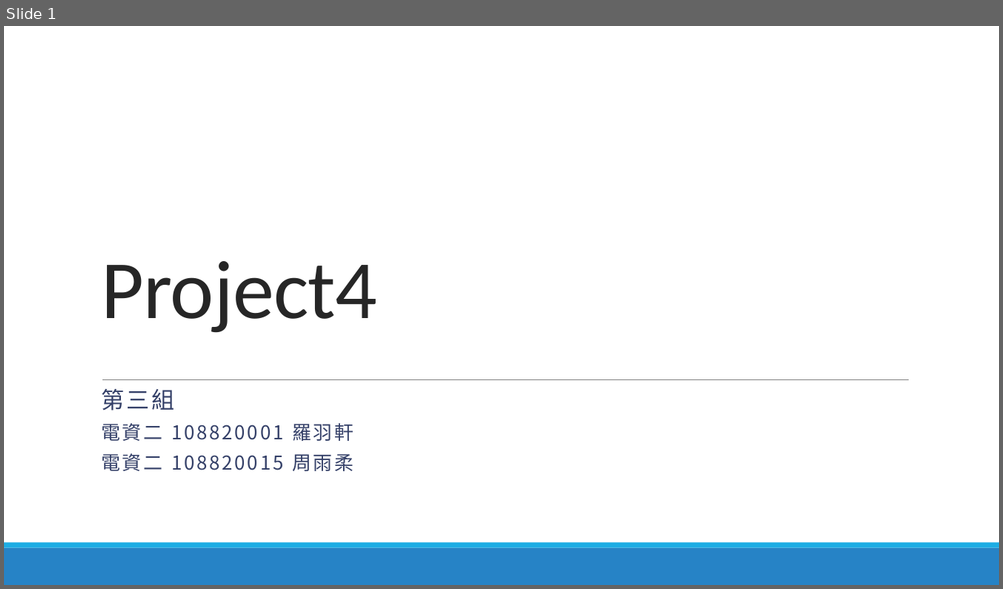
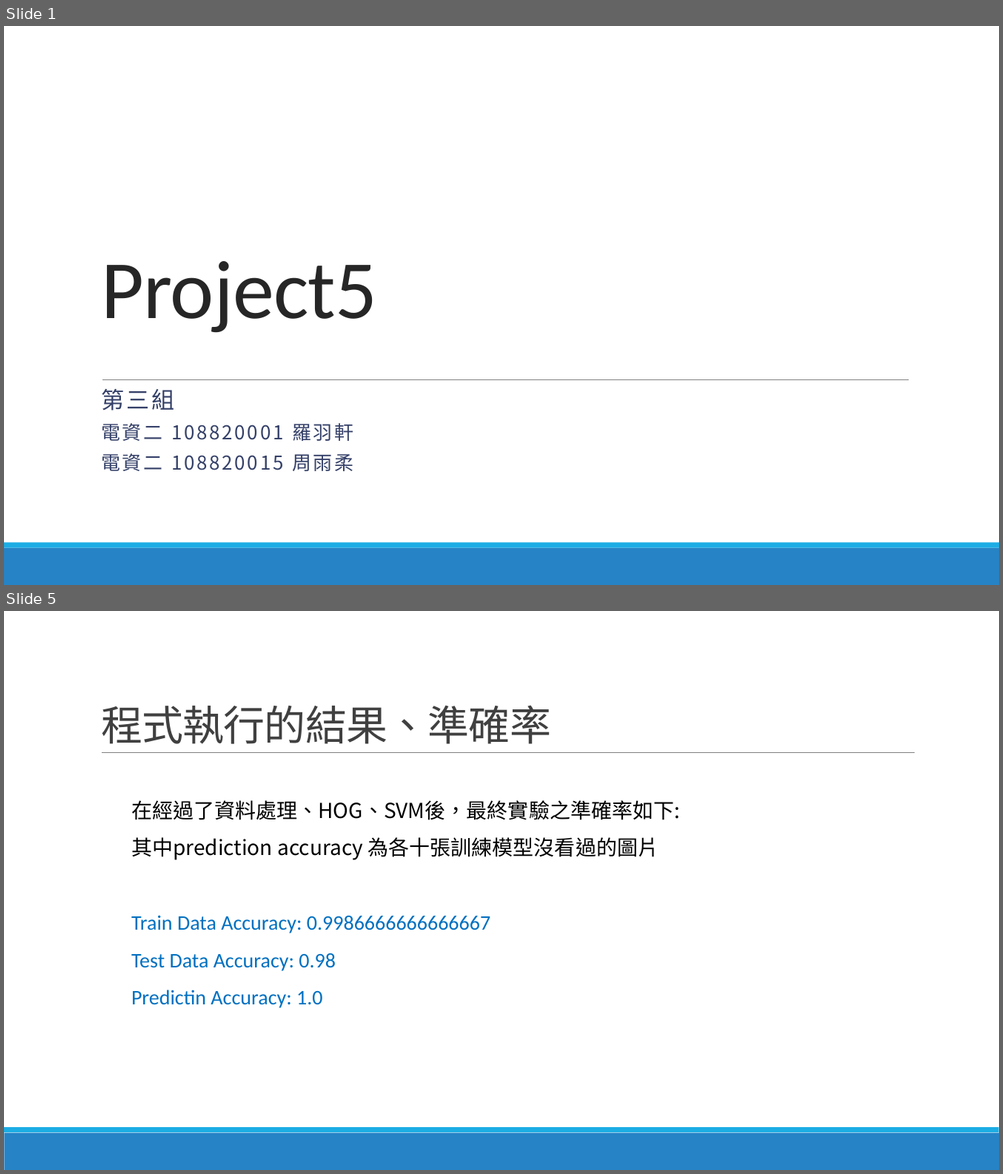
Before and after one commit to lohsuan/Multimedia-Tech, a slide deck: Project5_第三組_小組報告/Project5_第三組_小組報告.pptx. Shown one above the other, each under a label of ours: slide 1 before the commit, slides 1 and 5 after it; the slides between them are not shown. The pictures are 1003x589 and 1003x1174 pixels, drawn with LibreOffice and Linux fonts; fonts in the diff are those of the drawing. Boxes give left, top, right and bottom in pixels: in the first picture for what was removed or moved away, otherwise in the second. Text is boxed around its words. In the diff, an @@ line names an element or a change of style, - is before the commit and + after.

```diff
--- a/Project5_第三組_小組報告/Project5_第三組_小組報告.pptx
+++ b/Project5_第三組_小組報告/Project5_第三組_小組報告.pptx
@@ slide 5 added at [4, 611, 999, 1170], background #FFFFFF; not listed: 2 template elements that a slide beside it also shows @@
@@ title added at [101, 705, 551, 744], 40 pt, text #404040 @@
+程式執行的結果、準確率
@@ line added from (102, 753) to (915, 753), #808080 0.5 pt @@
@@ text added at [131, 800, 680, 1008], 20 pt, text #0070C0 @@
+在經過了資料處理、HOG、SVM後，最終實驗之準確率如下:
+其中prediction accuracy 為各十張訓練模型沒看過的圖片
+Train Data Accuracy: 0.9986666666666667
+Test Data Accuracy: 0.98
+Predictin Accuracy: 1.0
@@ slide 1 changed as well @@
@@ title at [101, 261, 377, 333]: text changed @@
-Project4
+Project5
```
Also in this commit, not shown: 1 other slide changed, 3 other slides added, 3 slides removed.
